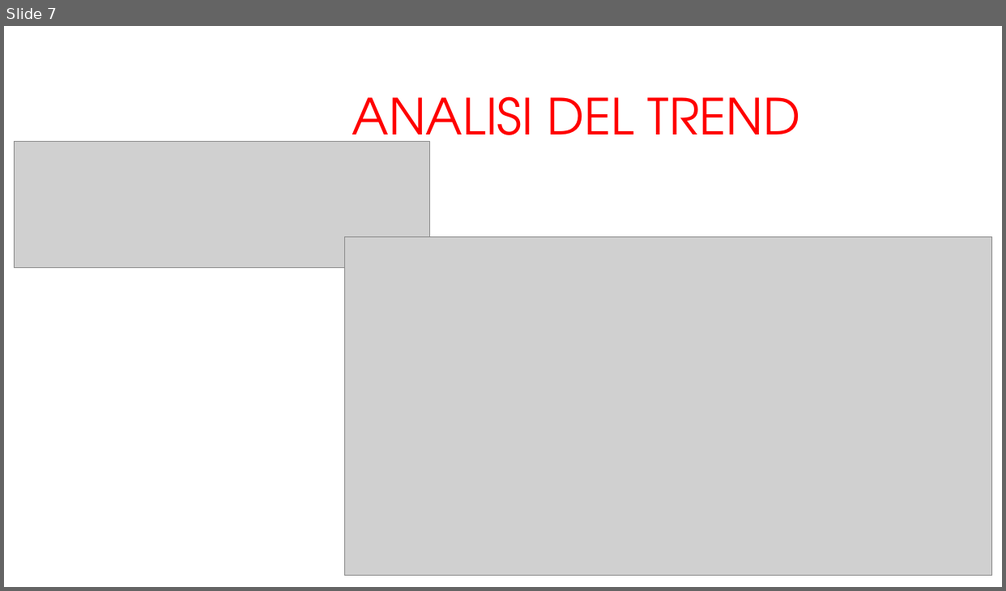
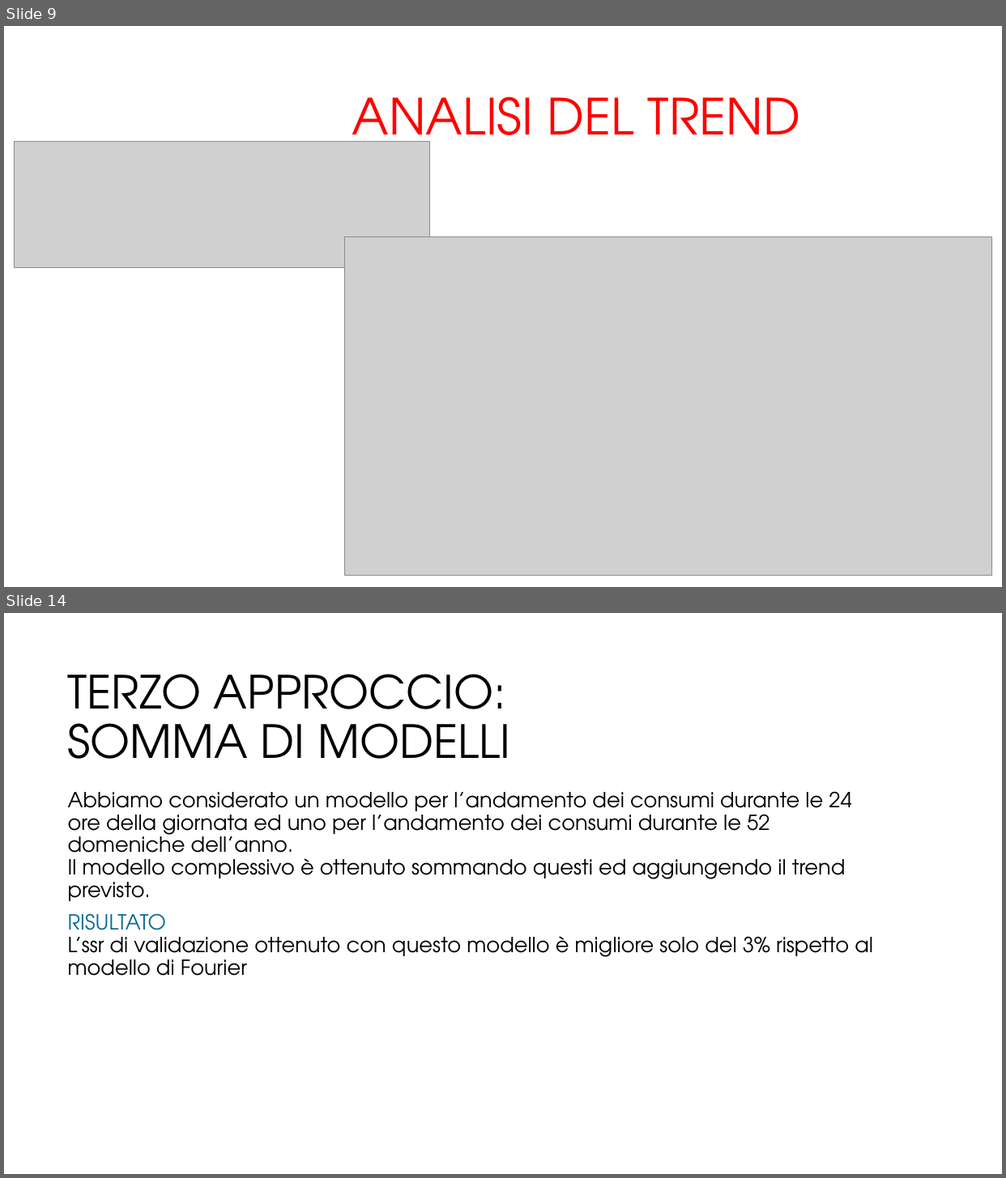
Before and after one commit to arrostini/predittoreDomeniche, a slide deck: progettomatlab.pptx. Shown one above the other, each under a label of ours: slide 7 before the commit, slides 9 and 14 after it; the slides between them are not shown. The pictures are 1006x591 and 1006x1178 pixels, drawn with LibreOffice and Linux fonts; fonts in the diff are those of the drawing; grey boxes stand for pictures; background and template pictures are left out. Boxes give left, top, right and bottom in pixels: in the first picture for what was removed or moved away, otherwise in the second. Text is boxed around its words. In the diff, an @@ line names an element or a change of style, - is before the commit and + after.

```diff
--- a/progettomatlab.pptx
+++ b/progettomatlab.pptx
@@ slide 14 added at [4,613,1002,1174], background #FFFFFF @@
@@ title added at [68,674,510,759], 44 pt, text #000000 @@
+TERZO APPROCCIO:
+SOMMA DI MODELLI
@@ text added at [68,791,873,976], 20 pt, text #000000 @@
+Abbiamo considerato un modello per l’andamento dei consumi durante le 24 ore della giornata ed uno per l’andamento dei consumi durante le 52 domeniche dell’anno.
+Il modello complessivo è ottenuto sommando questi ed aggiungendo il trend previsto.
+RISULTATO
+L’ssr di validazione ottenuto con questo modello è migliore solo del 3% rispetto al modello di Fourier
@@ what was slide 7 is now slide 9 @@
```
Also in this commit, not shown: 6 slides changed, 9 other slides added, 3 slides removed.
